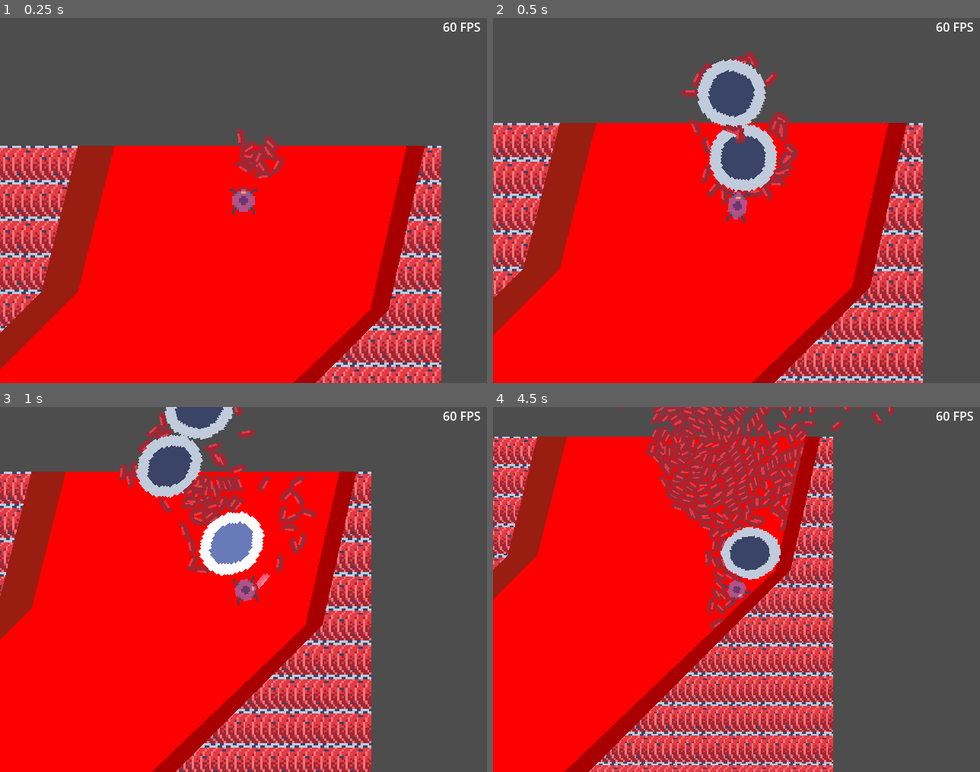
Above: before the commit, frames 1-4 (two rows, left to right).
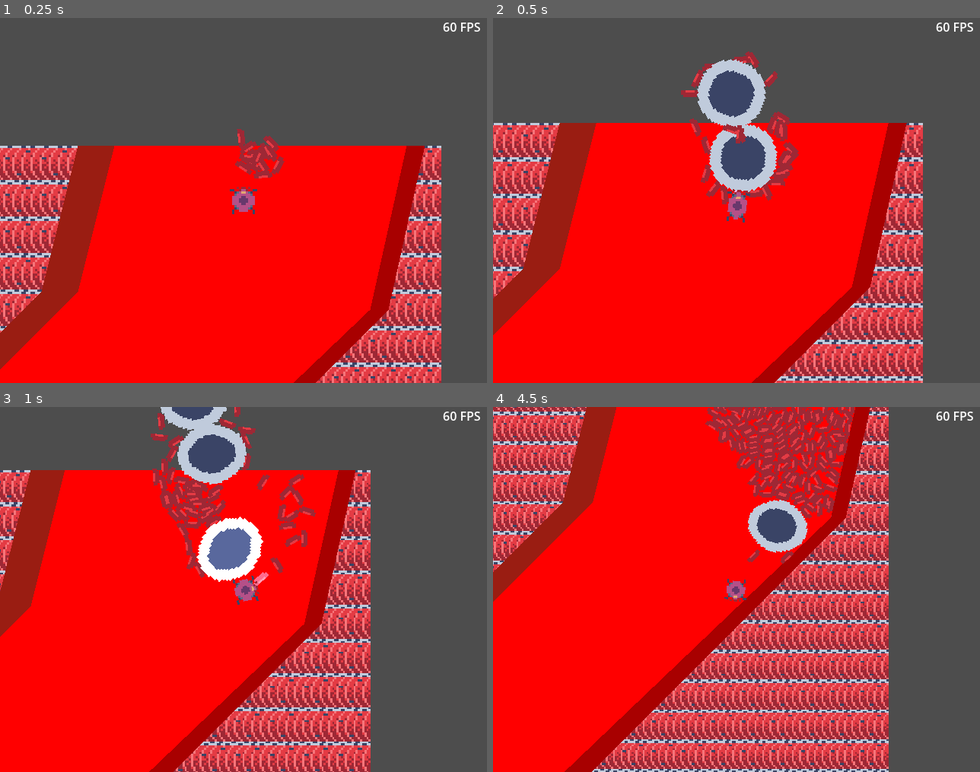
Above: after the commit, the same moments.

Repository: BertrandBordage/Bloody-Sarcoma
Game: Godot game, scene res://level_0.tscn
The game is run twice, just before and just after one commit, with the same random seed, the same clock (stepped at 60 frames per second) and the same inputs.
Inputs (mouse positions are in pixels of both pictures, inside the frame that each line leads up to):
- Up to frame 1 (0.25 s): no input
- Up to frame 2 (0.5 s): no input
- Up to frame 3 (1 s): move the mouse to (350, 571) at 0.52 s; hold Right (ui_right) from 0.53 s (still down); click (350, 571) at 0.67 s
- Up to frame 4 (4.5 s): release Right (ui_right) at 1.25 s; drag from (639, 607) to (751, 593) at 1.27 s; move the mouse to (785, 509) at 2.02 s; hold Right (ui_right) 2.03-2.75 s; drag from (712, 662) to (736, 589) at 2.77 s; move the mouse to (882, 644) at 3.52 s; hold Left (ui_left) 3.53-4.25 s; drag from (590, 534) to (663, 498) at 4.27 s

Frame 1 is identical in both runs. In frame 2, less than 0.1% of the frame differs, in the area x 42-62%, y 9-55%; in frame 3, 15%; in frame 4, 44%, in the area x 0-83%, y 0-100%.

Commit message:
Makes lymphocytes attracted to cancer cells.

Diff:
--- a/blood_vessel.tscn
+++ b/blood_vessel.tscn
@@ -270,6 +270,7 @@
 polygon = PackedVector2Array(0, 168, 48, 184, 360, 224, 624, 216, 856, 152, 944, 64, 960, 0, 944, 0, 928, 64, 848, 144, 624, 208, 360, 216, 48, 176, 0, 160)
 
 [node name="UpperMembraneArea" type="Area2D" parent="UpperMembrane"]
+collision_layer = 0
 
 [node name="CollisionPolygon2D" type="CollisionPolygon2D" parent="UpperMembrane/UpperMembraneArea"]
 polygon = PackedVector2Array(0, 168, 48, 184, 360, 224, 624, 216, 856, 152, 944, 64, 960, 0, 944, 0, 928, 64, 848, 144, 624, 208, 360, 216, 48, 176, 0, 160)
@@ -286,6 +287,7 @@
 polygon = PackedVector2Array(0, 264, 48, 280, 360, 312, 632, 312, 896, 240, 1072, 72, 1088, 0, 1096, 0, 1080, 72, 904, 248, 640, 320, 360, 320, 48, 288, 0, 272)
 
 [node name="LowerMembraneArea" type="Area2D" parent="LowerMembrane"]
+collision_layer = 0
 
 [node name="CollisionPolygon2D" type="CollisionPolygon2D" parent="LowerMembrane/LowerMembraneArea"]
 polygon = PackedVector2Array(0, 264, 48, 280, 360, 312, 632, 312, 896, 240, 1072, 72, 1088, 0, 1096, 0, 1080, 72, 904, 248, 640, 320, 360, 320, 48, 288, 0, 272)
--- a/cancer_cell.tscn
+++ b/cancer_cell.tscn
@@ -2135,6 +2135,7 @@
 
 [node name="MouthArea" type="Area2D" parent="."]
 unique_name_in_owner = true
+collision_layer = 0
 
 [node name="CollisionShape2D" type="CollisionShape2D" parent="MouthArea"]
 position = Vector2(0, -8)
--- a/lymphocyte.gd
+++ b/lymphocyte.gd
@@ -2,6 +2,7 @@
 
 
 const TYPE: String = "Lymphocyte"
+const SPEED: float = 1.5
 
 
 func take_damage(damage: float):
@@ -10,3 +11,17 @@
 
 func _on_health_component_died():
     queue_free()
+
+
+func _physics_process(delta):
+    var target_direction: Vector2 = Vector2.ZERO
+    var target_distance: float = INF
+    for body in %ThreadDetectionArea.get_overlapping_bodies():
+        if "TYPE" in body and body.TYPE == "CancerCell":
+            var direction: Vector2 = body.global_position - global_position
+            var distance: float = direction.length()
+            if distance < target_distance:
+                target_direction = direction
+                target_distance = distance
+    if target_direction != Vector2.ZERO:
+        apply_force(SPEED * target_direction.normalized())
--- a/lymphocyte.tscn
+++ b/lymphocyte.tscn
@@ -142,6 +142,9 @@
 [sub_resource type="CapsuleShape2D" id="CapsuleShape2D_xjfjl"]
 radius = 15.0
 
+[sub_resource type="CircleShape2D" id="CircleShape2D_8nlcw"]
+radius = 64.0
+
 [node name="Lymphocyte" type="RigidBody2D"]
 mass = 0.05
 angular_damp = 1.0
@@ -174,4 +177,11 @@
 sprite = NodePath("../Sprites")
 invulnerability_duration = 0.5
 
+[node name="ThreadDetectionArea" type="Area2D" parent="."]
+unique_name_in_owner = true
+collision_layer = 0
+
+[node name="CollisionShape2D" type="CollisionShape2D" parent="ThreadDetectionArea"]
+shape = SubResource("CircleShape2D_8nlcw")
+
 [connection signal="died" from="HealthComponent" to="." method="_on_health_component_died"]
--- a/playable_cell_cluster.tscn
+++ b/playable_cell_cluster.tscn
@@ -35,6 +35,7 @@
 
 [node name="LoadedArea" type="Area2D" parent="Camera2D"]
 unique_name_in_owner = true
+collision_layer = 0
 
 [node name="LoadedAreaShape" type="CollisionShape2D" parent="Camera2D/LoadedArea"]
 unique_name_in_owner = true
Not shown: 1 places in lymphocyte.tscn that only renumber resources
